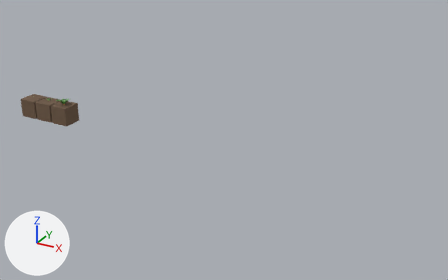
Renders of the Blender file art/farming/carrot/carrot.blend from each side of a commit.
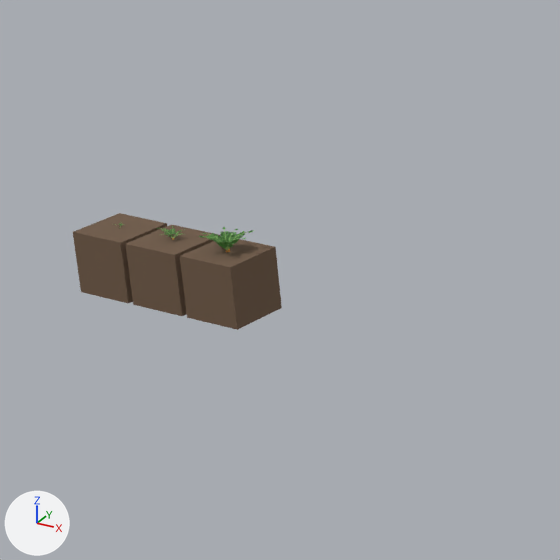
The first picture shows the older version from a 50 mm camera at (23.8, -23.4, 11.7) aimed at (10.5, 0.7, -0.3). The close-ups show the older and then the newer version on the part from 0% to 35% of the width and 12% to 68% of the height of that picture. Only the edits that show in the close-ups are written down. The lights are fixed; the arrows at lower left show +X, +Y and +Z.

Objects in the first close-up: 'PreviewSoil_CarrotGrowth', 'PreviewSoil_CarrotHarvest', 'PreviewSoil_CarrotSeedling' and 2 more.
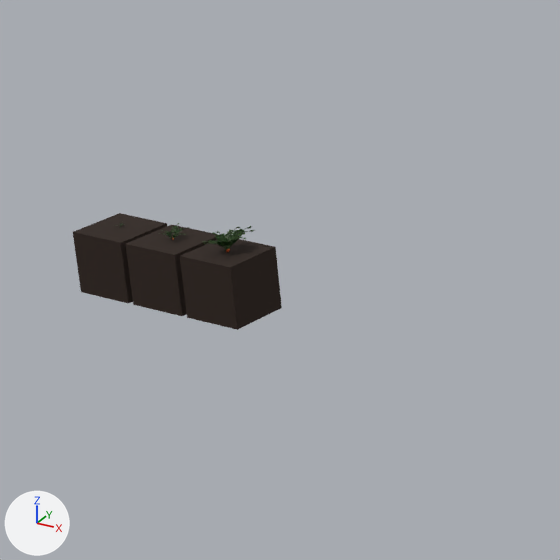
The change, as JSON lines over the scene's bpy script:
```json
{"op": "set", "path": "mat_previewsoil.base_color", "old": "(0.16, 0.1, 0.06)", "new": "(0.022, 0.01, 0.0049)", "note": "brown #6f5945 -> black #29190f"}
```

Changed parts and their boxes (x1, y1, x2, y2) in the close-ups (560 x 560 px):
```json
{"object": "PreviewSoil_CarrotHarvest", "change": "recoloured", "before": [180, 239, 282, 330], "after": [180, 239, 282, 330], "on screen": "darker"}
{"object": "PreviewSoil_CarrotGrowth", "change": "recoloured", "before": [125, 225, 218, 316], "after": [125, 225, 218, 316], "on screen": "darker"}
{"object": "PreviewSoil_CarrotSeedling", "change": "recoloured", "before": [73, 213, 167, 303], "after": [73, 213, 167, 303], "on screen": "darker"}
```
